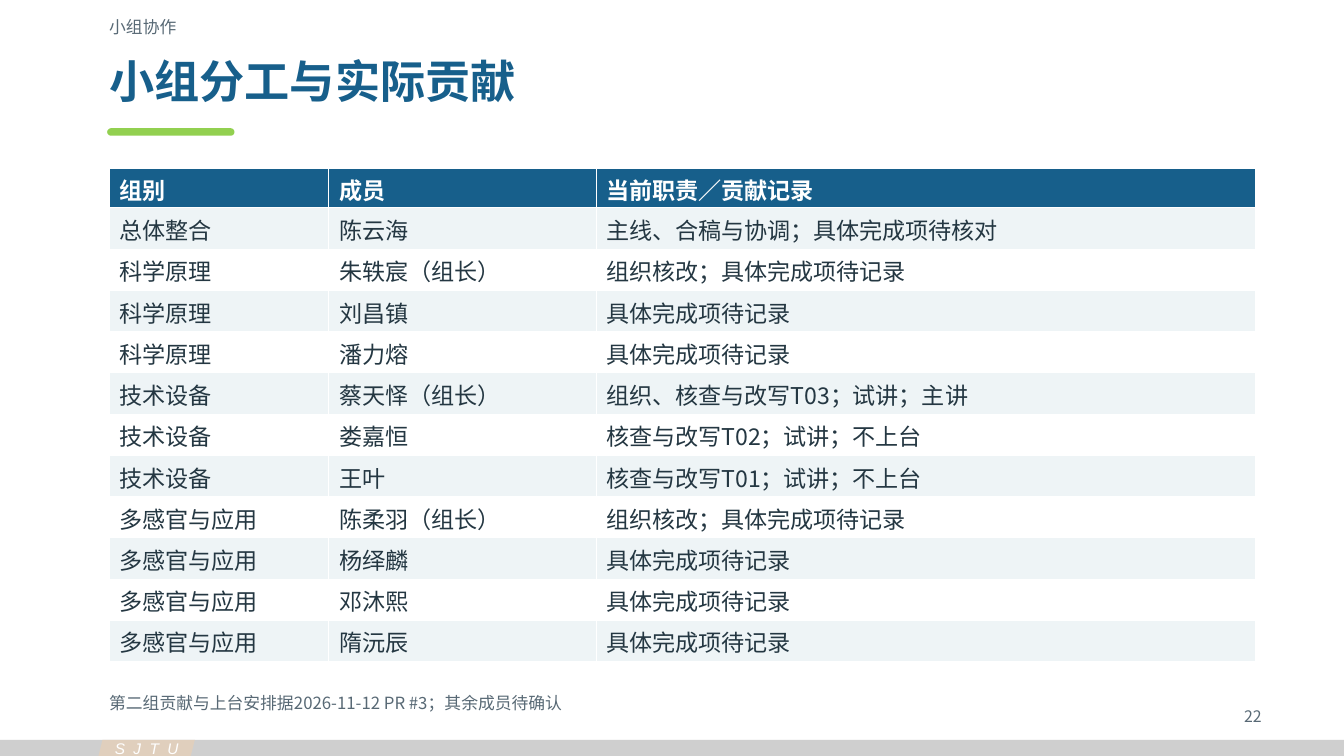
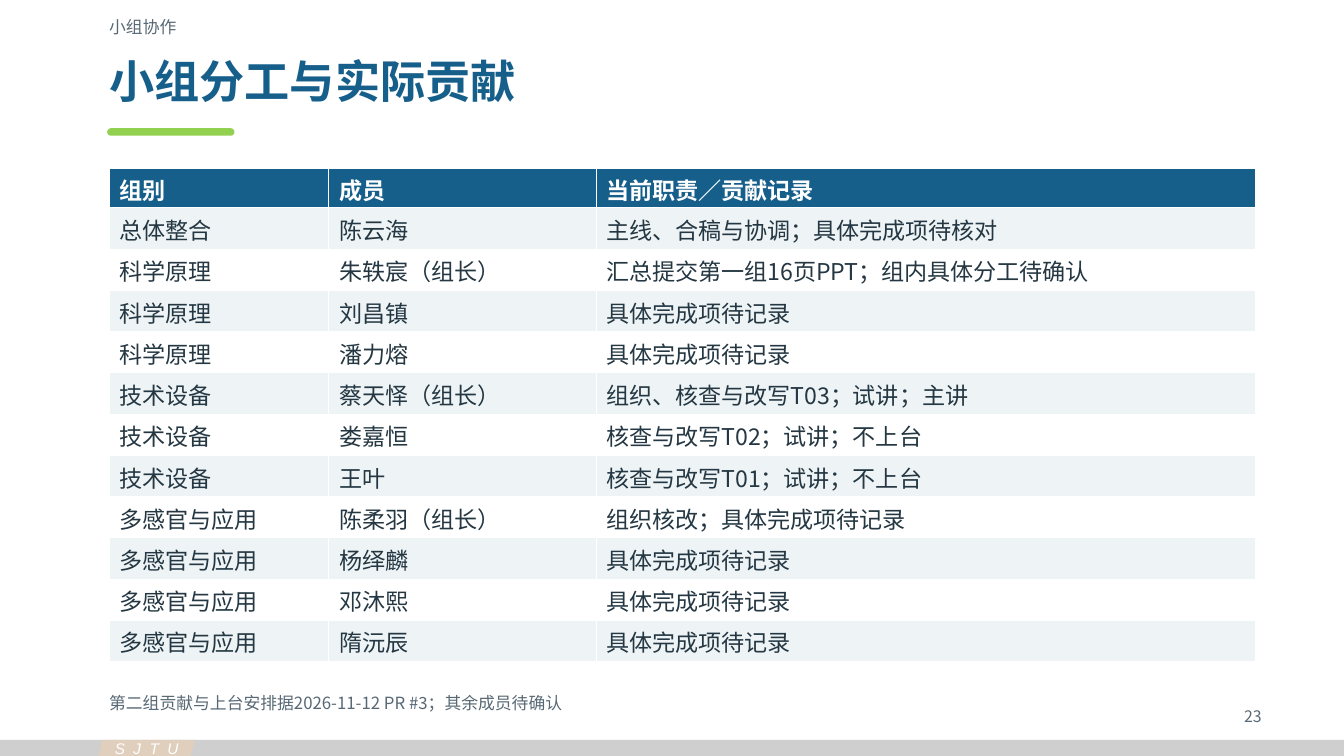
Before and after one commit to Cyh29hao/sjtu-olfaction-vr-2026, a slide deck: slide 23 of release/v3/olfaction-vr-v3.pptx (slide 22 before the commit). Drawn at 1344x756 pixels with LibreOffice and Linux fonts; fonts in the diff are those of the drawing. Boxes give left, top, right and bottom in pixels: in the first picture for what was removed or moved away, otherwise in the second. Text is boxed around its words. In the diff, an @@ line names an element or a change of style, - is before the commit and + after.

```diff
--- a/release/v3/olfaction-vr-v3.pptx
+++ b/release/v3/olfaction-vr-v3.pptx
@@ table at [109,168,1255,662] @@
-row 3, column 3: 组织核改；具体完成项待记录
+row 3, column 3: 汇总提交第一组16页PPT；组内具体分工待确认
@@ text at [1244,710,1262,722]: text changed @@
-22
+23
```
Also in this commit, not shown: 19 other slides changed, 1 slide added, 37 other files.
